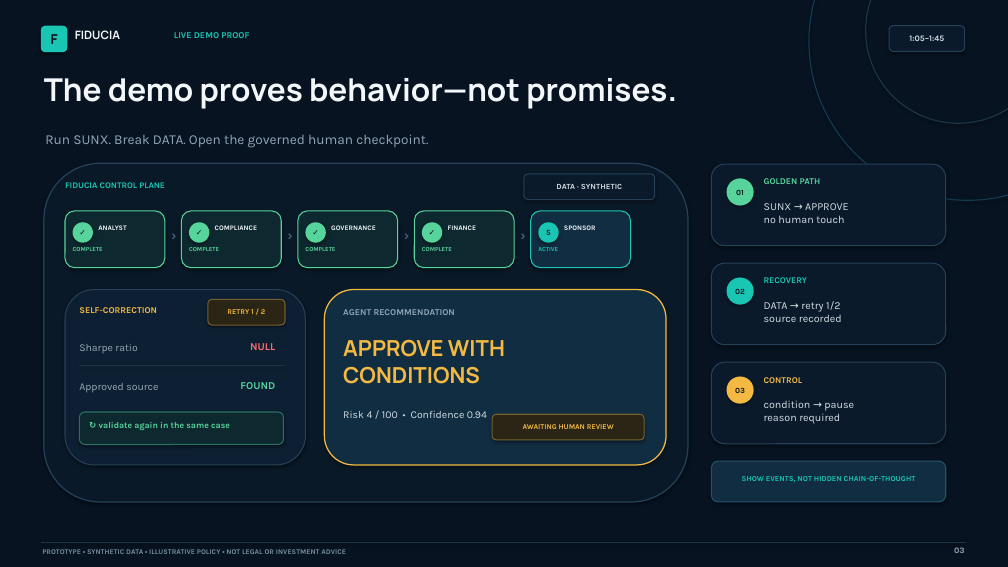
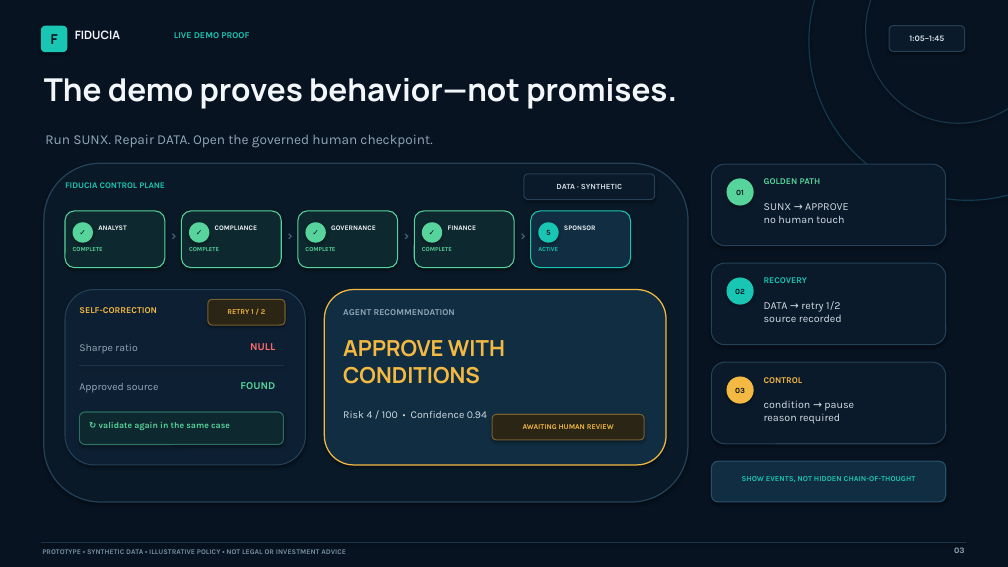
Before and after one commit to Deep-nayak007/Fiducia-Governed-Five-Agent-Fund-Approval, a slide deck: slide 3 of Fiducia_Pitch_Deck.pptx. Drawn at 1008x567 pixels with LibreOffice and Linux fonts; fonts in the diff are those of the drawing. Boxes give left, top, right and bottom in pixels: in the first picture for what was removed or moved away, otherwise in the second. Text is boxed around its words. In the diff, an @@ line names an element or a change of style, - is before the commit and + after.

Commit message:
fix: protect DATA self-correction demo route

```diff
--- a/Fiducia_Pitch_Deck.pptx
+++ b/Fiducia_Pitch_Deck.pptx
@@ text at [45,134,432,148]: text changed @@
-Run SUNX. Break DATA. Open the governed human checkpoint.
+Run SUNX. Repair DATA. Open the governed human checkpoint.
```
Also in this commit, not shown: 8 other files.
